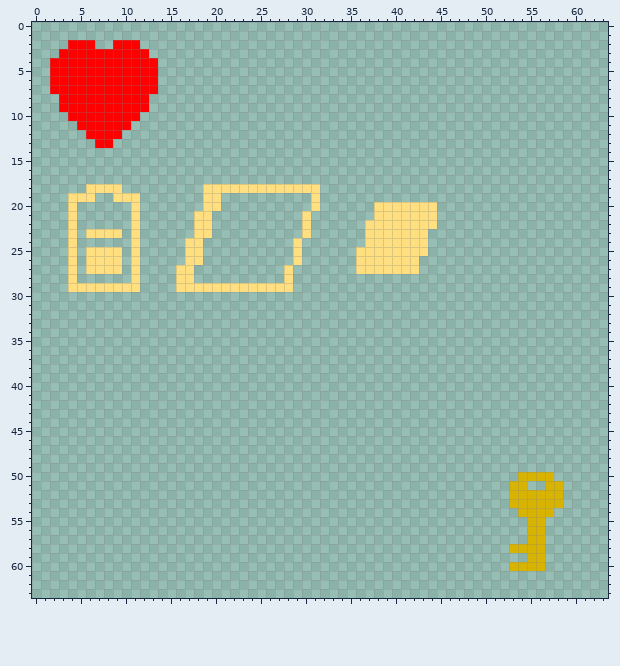
File history of a pixel-art sprite, Assets/Sprites/UI.png. The picture above is the old version.
The file is 64x64 pixels.
After:
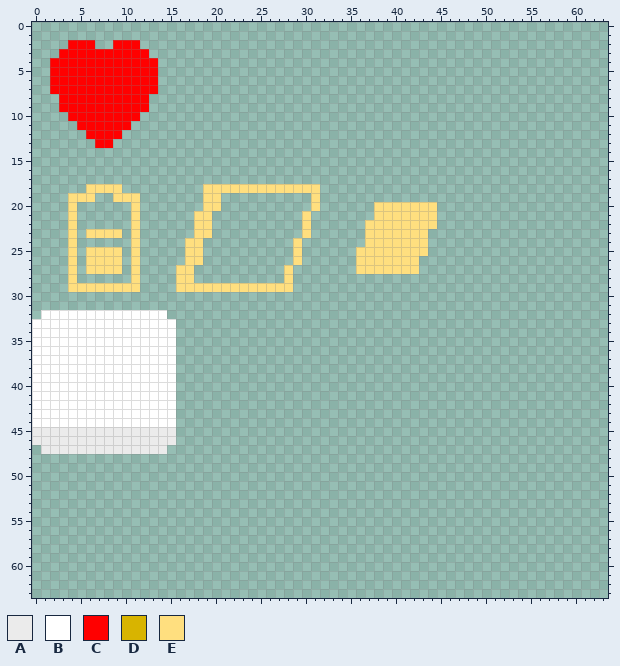
Palette (. is transparent): A #ebebeb  B #ffffff  C #ff0000  D #d8b400  E #ffdf7f
Author's note on the commit: Add box and all sprites to sprite atlas
The edit:
@@ x 0..63 @@
 31 ................................................................
-32 ................................................................
-33 ................................................................
-34 ................................................................
-35 ................................................................
-36 ................................................................
-37 ................................................................
-38 ................................................................
-39 ................................................................
-40 ................................................................
-41 ................................................................
-42 ................................................................
-43 ................................................................
-44 ................................................................
-45 ................................................................
-46 ................................................................
-47 ................................................................
+32 .BBBBBBBBBBBBBB.................................................
+33 BBBBBBBBBBBBBBBB................................................
+34 BBBBBBBBBBBBBBBB................................................
+35 BBBBBBBBBBBBBBBB................................................
+36 BBBBBBBBBBBBBBBB................................................
+37 BBBBBBBBBBBBBBBB................................................
+38 BBBBBBBBBBBBBBBB................................................
+39 BBBBBBBBBBBBBBBB................................................
+40 BBBBBBBBBBBBBBBB................................................
+41 BBBBBBBBBBBBBBBB................................................
+42 BBBBBBBBBBBBBBBB................................................
+43 BBBBBBBBBBBBBBBB................................................
+44 BBBBBBBBBBBBBBBB................................................
+45 AAAAAAAAAAAAAAAA................................................
+46 AAAAAAAAAAAAAAAA................................................
+47 .AAAAAAAAAAAAAA.................................................
 48 ................................................................
 49 ................................................................
-50 ......................................................DDDD......
-51 .....................................................DD..DD.....
-52 .....................................................DDDDDD.....
-53 .....................................................DDDDDD.....
-54 ......................................................DDDD......
-55 .......................................................DD.......
-56 .......................................................DD.......
-57 .......................................................DD.......
-58 .....................................................DDDD.......
-59 .......................................................DD.......
-60 .....................................................DDDD.......
+50 ................................................................
+51 ................................................................
+52 ................................................................
+53 ................................................................
+54 ................................................................
+55 ................................................................
+56 ................................................................
+57 ................................................................
+58 ................................................................
+59 ................................................................
+60 ................................................................
 61 ................................................................
